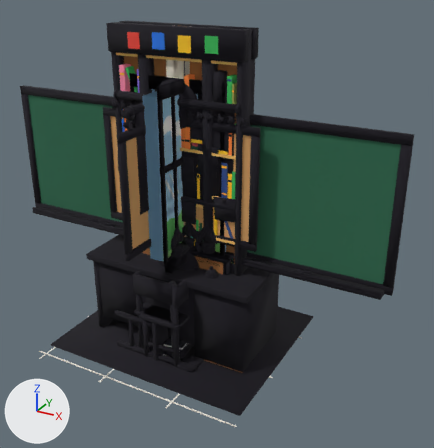
Two versions of the glTF model Source/assets/fps-kit-classroom.glb, one commit apart.
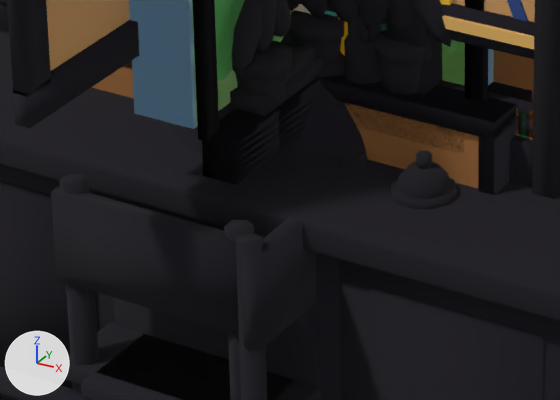
Each version appears first whole from a 50 mm lens placed at (15.52, -24.66, 19.4), pointed at (1.76, 0.36, 6.89), and next in a close-up on the part from 28% to 55% of the width and 52% to 71% of the height. The axes (+X, +Y, +Z) are drawn at lower left. The lights are the same throughout. The first two pictures are the older version. Vertices at exactly the same position are counted once.

Script lines for the objects in view, before the commit:
```python
me_kit_classroom_bookcaseb = bpy.data.meshes.new('KIT_CLASSROOM_BookcaseB')
me_kit_classroom_bookcaseb.from_pydata(...)  # 1230 vertices, 1848 faces; spans x -2.97..2.97, y -0.87..0.87, z -0.02..5.64
me_kit_classroom_bookcaseb.materials.append(mat_pal_kit_classroom)
me_kit_classroom_win_bay_c = bpy.data.meshes.new('KIT_CLASSROOM_Win_Bay_C')
me_kit_classroom_win_bay_c.from_pydata(...)  # 678 vertices, 1026 faces; spans x -2.6..2.6, y -0.9..0.5, z 0.0..16.6
me_kit_classroom_win_bay_c.materials.append(mat_pal_kit_classroom)
me_kit_classroom_win_bay_c_r90 = bpy.data.meshes.new('KIT_CLASSROOM_Win_Bay_C_R90')
me_kit_classroom_win_bay_c_r90.from_pydata(...)  # 678 vertices, 1026 faces; spans x -0.5..0.9, y -2.6..2.6, z 0.0..16.6
me_kit_classroom_win_bay_c_r90.materials.append(mat_pal_kit_classroom)
ob_kit_classroom_bookcaseb = bpy.data.objects.new('KIT_CLASSROOM_BookcaseB', me_kit_classroom_bookcaseb)
ob_kit_classroom_bookcaseb.location = (0.0, 0.0, 0.0)
ob_kit_classroom_win_bay_c = bpy.data.objects.new('KIT_CLASSROOM_Win_Bay_C', me_kit_classroom_win_bay_c)
ob_kit_classroom_win_bay_c.location = (0.0, 0.0, 0.0)
ob_kit_classroom_win_bay_c_r90 = bpy.data.objects.new('KIT_CLASSROOM_Win_Bay_C_R90', me_kit_classroom_win_bay_c_r90)
ob_kit_classroom_win_bay_c_r90.location = (0.0, 0.0, 0.0)
# also in view: 'KIT_CLASSROOM_DeskSet_A' at (0.0, 0.15, 3.0); 'KIT_CLASSROOM_Landmark_TeacherDesk' at (0.0, 0.0, 3.15); 'KIT_CLASSROOM_Win_Bay_B_R90' at (0.16, 0.0, 8.3); 'KIT_CLASSROOM_Bookcase' at (0.0, 0.0, 2.81); 'KIT_CLASSROOM_GateBooks' at (-0.01, 0.0, 10.12)
```
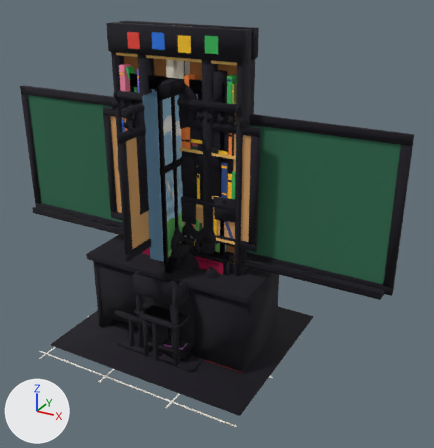
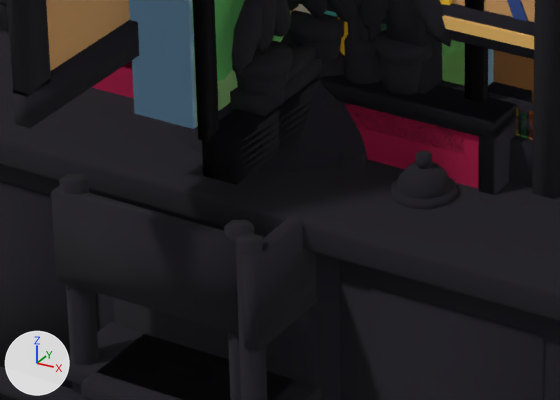
Where the change shows, as pixel boxes (x1, y1, x2, y2) in the close-ups (560 x 400 px):
part 1 of me_kit_classroom_bookcaseb, recoloured: (92, 61, 479, 188) in both

Edits to the bpy script that builds the scene:
```text
Change me_kit_classroom_bookcaseb:
    where me_kit_classroom_bookcaseb.from_pydata(...)  # 1230 vertices, 1848 faces; spans x -2.97..2.97, y -0.87..0.87, z -0.02..5.64
    used by ob_kit_classroom_bookcaseb; location = (0.0, 0.0, 0.0)
    me_kit_classroom_bookcaseb part 1: 659 faces centred in x -2.85..2.85, y -0.82..0.8, z 0.0..5.44 are repainted in the vertex colours; the middle colour goes from white #f0f0f0 to pink #f035ff
```
